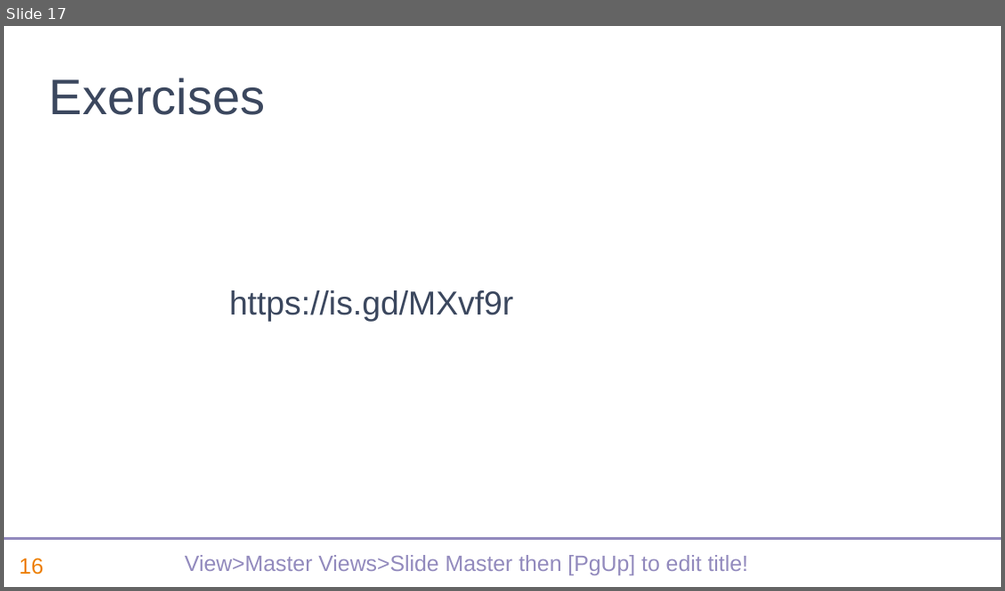
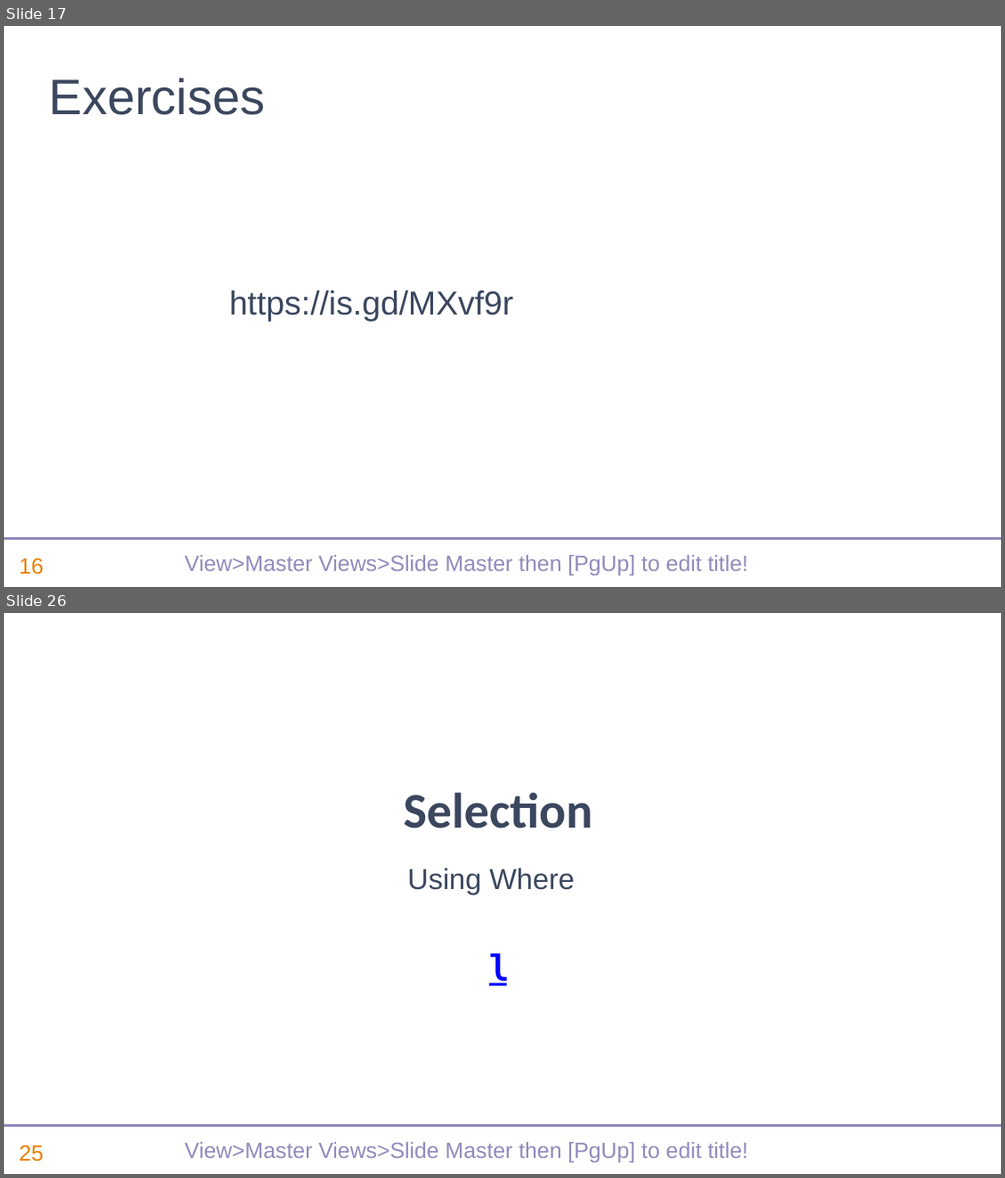
Before and after one commit to dyalog-training/2022-SP1, a slide deck: sp1-recent-features-dyalog.pptx. Shown one above the other, each under a label of ours: slide 17 before the commit, slides 17 and 26 after it; the slides between them are not shown. The pictures are 1005x591 and 1005x1178 pixels, drawn with LibreOffice and Linux fonts; fonts in the diff are those of the drawing; background and template pictures are left out. Boxes give left, top, right and bottom in pixels: in the first picture for what was removed or moved away, otherwise in the second. Text is boxed around its words. In the diff, an @@ line names an element or a change of style, - is before the commit and + after.

```diff
--- a/sp1-recent-features-dyalog.pptx
+++ b/sp1-recent-features-dyalog.pptx
@@ slide 26 added at bbox=[4, 613, 1001, 1174], background #FFFFFF; not listed: 3 template elements that a slide beside it also shows @@
@@ text added at bbox=[404, 792, 593, 895], 36 pt, text #3B475E @@
+Selection
+Using Where
+⍸
```
Also in this commit, not shown: 19 other slides added.
